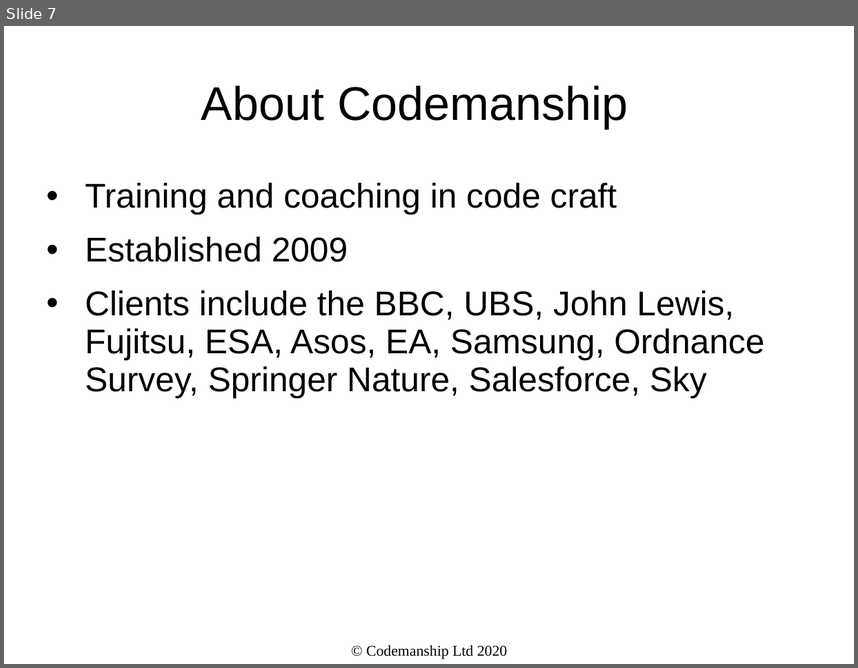
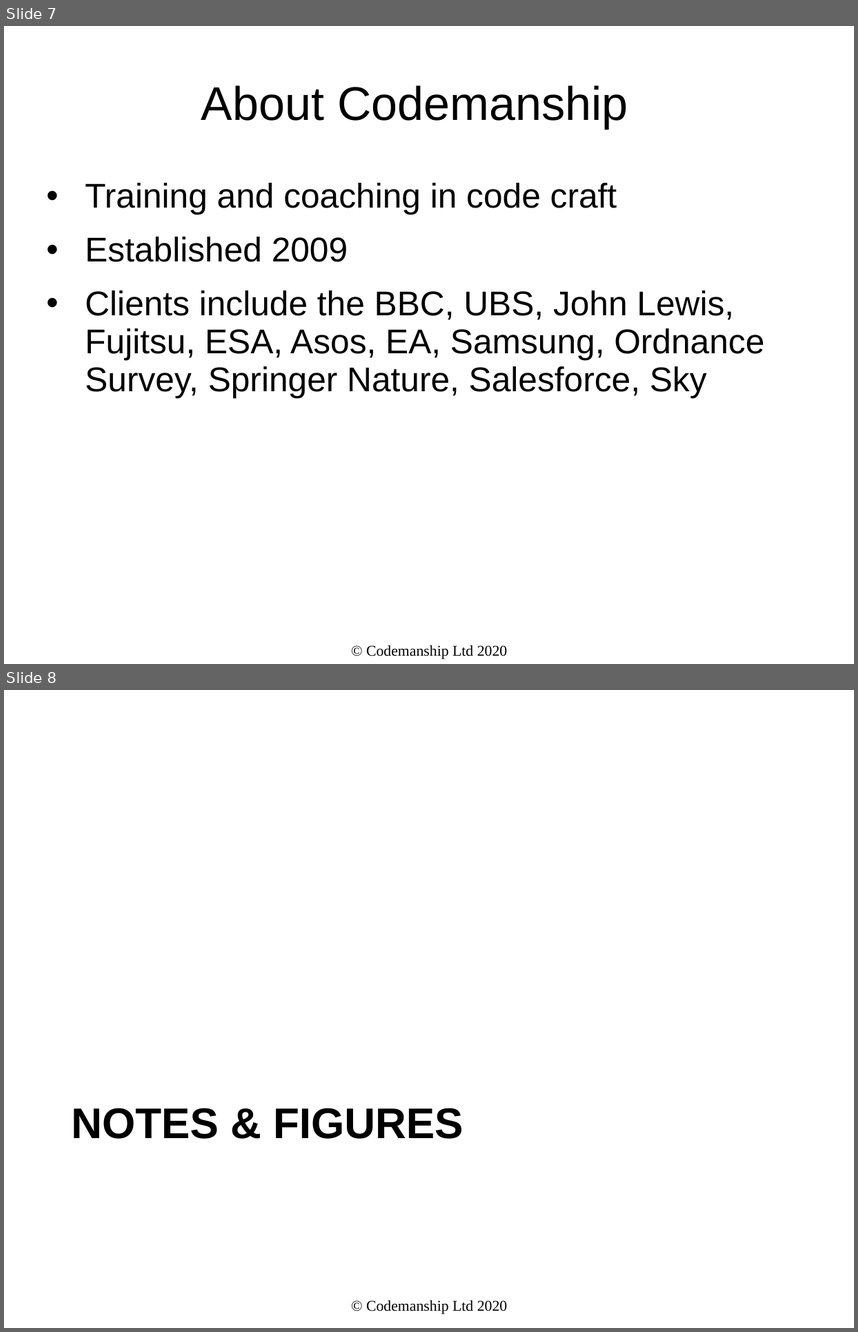
Before and after one commit to jasongorman/tdd_demos_jun_17_2020, a slide deck: tdd slides - Tesco.ppt. Shown one above the other, each under a label of ours: slide 7 before the commit, slides 7 and 8 after it. The pictures are 858x668 and 858x1332 pixels, drawn with LibreOffice and Linux fonts; fonts in the diff are those of the drawing. Boxes give left, top, right and bottom in pixels: in the first picture for what was removed or moved away, otherwise in the second. Text is boxed around its words. In the diff, an @@ line names an element or a change of style, - is before the commit and + after.

```diff
--- a/tdd slides - Tesco.ppt
+++ b/tdd slides - Tesco.ppt
@@ slide 8 added at (4, 690, 854, 1328), background #FFFFFF @@
@@ title added at (71, 1107, 464, 1138), 40 pt, text #000000, bold @@
+NOTES & FIGURES
@@ text added at (366, 1300, 508, 1314), 14 pt, text #000000 @@
+© Codemanship Ltd 2020
```
Also in this commit, not shown: 7 other files.
